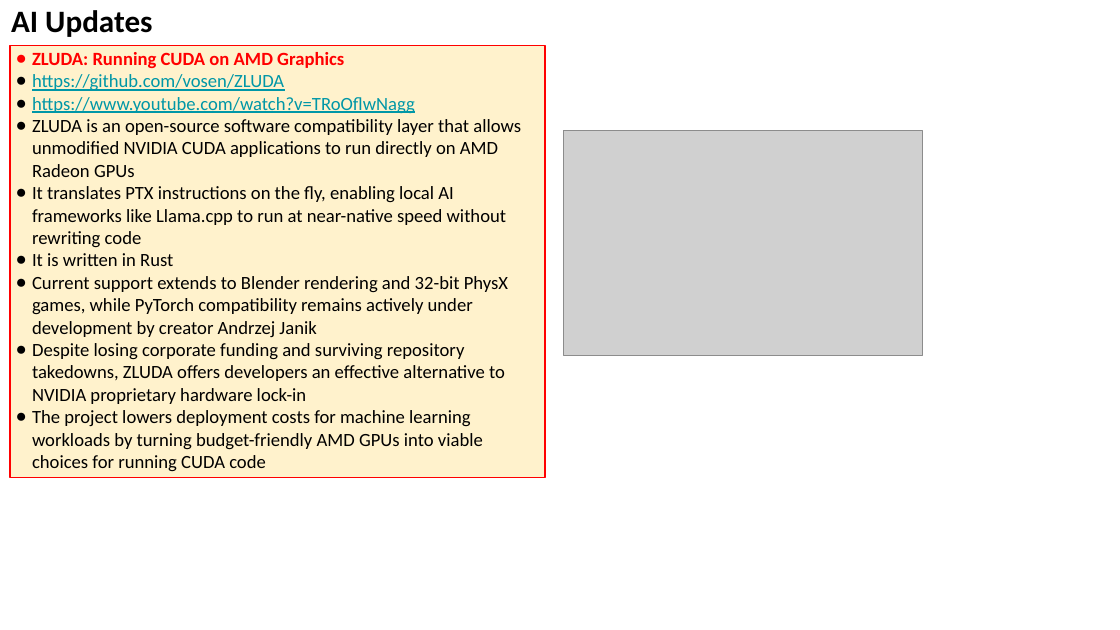
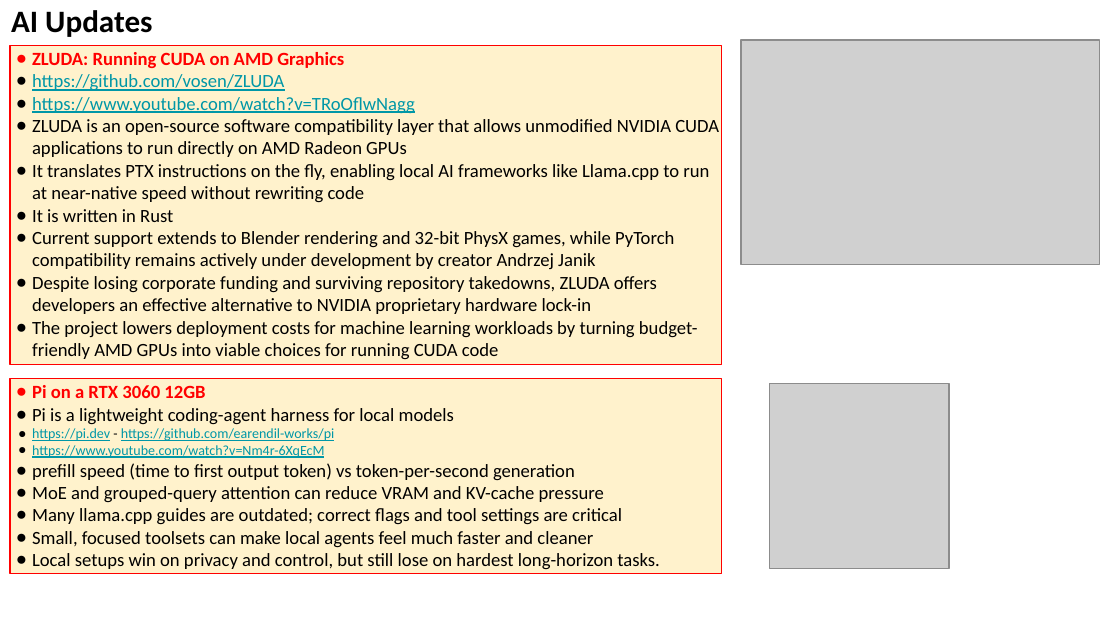
Before and after one commit to lselector/seminar, a slide deck: slide 19 of 2026/2026-08-07-AI-Updates.pptx (slide 17 before the commit). Drawn at 1120x630 pixels with LibreOffice and Linux fonts; fonts in the diff are those of the drawing; grey boxes stand for pictures. Boxes give left, top, right and bottom in pixels: in the first picture for what was removed or moved away, otherwise in the second. Text is boxed around its words. In the diff, an @@ line names an element or a change of style, - is before the commit and + after.

```diff
--- a/2026/2026-08-07-AI-Updates.pptx
+++ b/2026/2026-08-07-AI-Updates.pptx
@@ rectangle "ZLUDA: Running CUDA on AMD ...": place and size @@
-rectangle "ZLUDA: Running CUDA on AMD ..." at <box>10,46,545,478</box>
+rectangle "ZLUDA: Running CUDA on AMD ..." at <box>10,46,722,365</box>
@@ picture: place and size @@
-picture at <box>563,131,922,355</box>
+picture at <box>741,40,1100,264</box>
@@ rectangle added at <box>10,379,722,573</box>, fill #FFF2CC, outline #FF0000 0.75 pt, 12 pt, text #000000 @@
+● Pi on a RTX 3060 12GB
+● Pi is a lightweight coding-agent harness for local models
+● https://pi.dev - https://github.com/earendil-works/pi
+● https://www.youtube.com/watch?v=Nm4r-6XqEcM
+● prefill speed (time to first output token) vs token-per-second generation
+● MoE and grouped-query attention can reduce VRAM and KV-cache pressure
+● Many llama.cpp guides are outdated; correct flags and tool settings are critical
+● Small, focused toolsets can make local agents feel much faster and cleaner
+● Local setups win on privacy and control, but still lose on hardest long-horizon tasks.
@@ picture added at <box>769,383,949,568</box> @@
```
Also in this commit, not shown: 13 other slides changed, 7 slides added.
